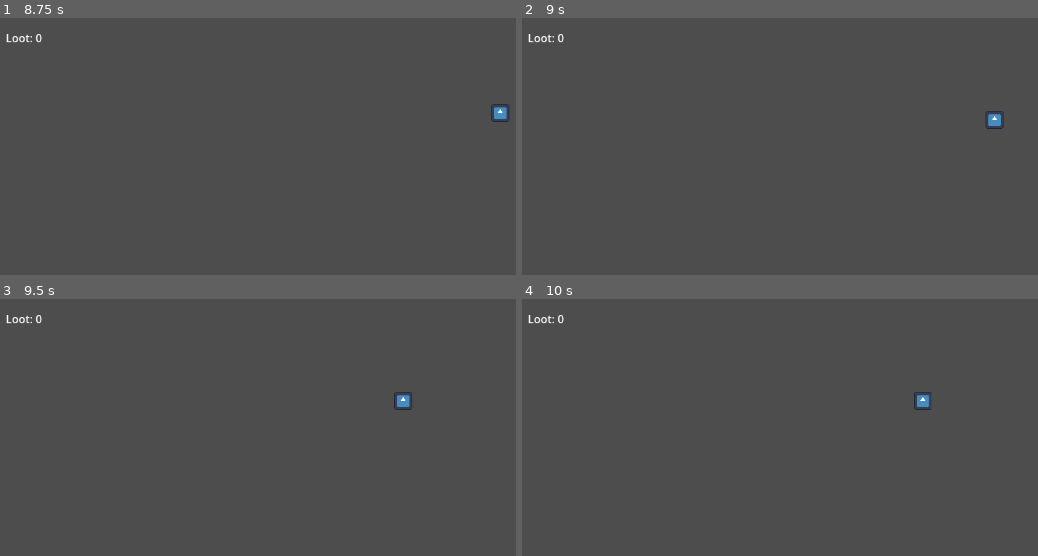
Above: before the commit, frames 1-4 (two rows, left to right).
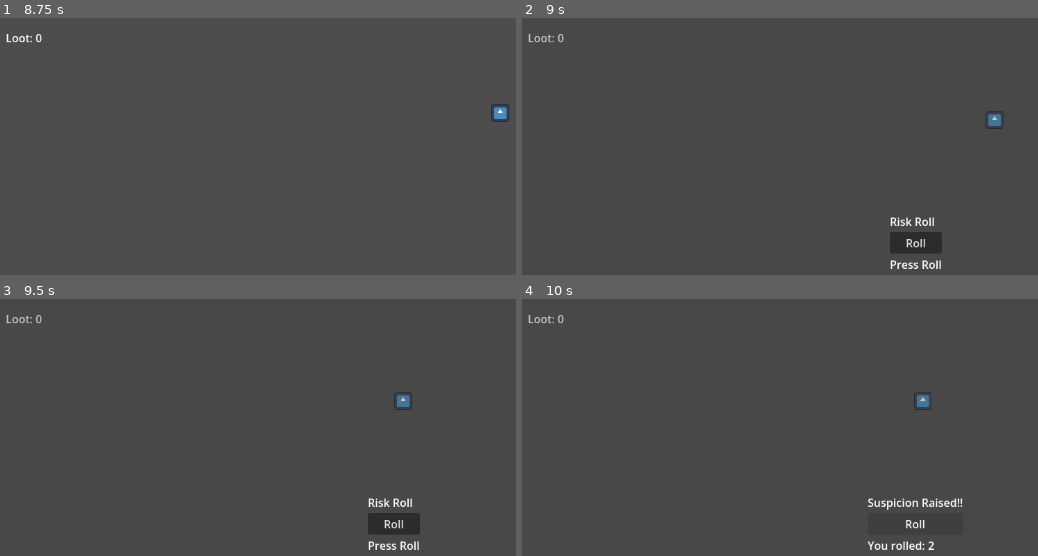
Above: after the commit, the same moments.

Repository: escpad/diceyheist
Game: Godot game, scene res://scenes/main.tscn
The game is run twice, just before and just after one commit, with the same random seed, the same clock (stepped at 60 frames per second) and the same inputs. The engine's default icon, where the game draws it, is replaced by a stand-in: a white triangle on a blue panel in a dark square.
Inputs (mouse positions are in pixels of both pictures, inside the frame that each line leads up to):
- Up to frame 1 (8.75 s): tap Enter (ui_accept) at 0.5, 0.77, 1.25, 1.52, 2, 2.75, 3.02, 3.5, 3.77, 4.52, 6.02, 6.5, 6.77, 7.52 s; hold Up (ui_up) 0.53-2.03 s; tap E (Interact) every 0.75 s from 0.6 to 8.1 s; hold Left (ui_left) 2.03-3.53 s; hold Down (ui_down) 3.53-4.28 s; hold Right (ui_right) 4.28-5.03 s; hold Up (ui_up) 5.03-5.78 s; hold Right (ui_right) 5.78-8.03 s; hold Down (ui_down) from 8.03 s (still down)
- Up to frame 2 (9 s): release Down (ui_down) at 8.78 s; hold Left (ui_left) from 8.78 s (still down); tap E (Interact) at 8.85 s
- Up to frame 3 (9.5 s): keep holding Left (ui_left); tap Enter (ui_accept) at 9.02 s
- Up to frame 4 (10 s): release Left (ui_left) at 9.5 s; click (914, 522) at 9.5 s, where only the run after the commit has a clickable "Roll"

Frame 1 is identical in both runs. In frame 2, 1.3% of the frame differs, in the area x 1-93%, y 6-98%; in frame 3, 1.3%; in frame 4, 0.8%.

Commit message:
Added first minigame

Diff:
--- /dev/null
+++ b/dice_minigame.gd
@@ -0,0 +1,23 @@
+extends CanvasLayer
+
+@onready var title_label = $CenterContainer/VBoxContainer/TitleLabel
+@onready var result_label = $CenterContainer/VBoxContainer/ResultLabel
+@onready var roll_button = $CenterContainer/VBoxContainer/RollButton
+
+func _ready():
+	visible = true
+	title_label.text = "Risk Roll"
+	result_label.text = "Press Roll"
+	roll_button.pressed.connect(_on_roll_button_pressed)
+
+func _on_roll_button_pressed():
+	var roll = randi_range(1, 6)
+	result_label.text = "You rolled: %d" % roll
+	if roll <= 2:
+		title_label.text = "Suspicion Raised!!"
+	elif roll > 2 and roll < 4:
+		title_label.text = "Looted"
+	else:
+		title_label.text = "EXTRA LOOTED"
+	await get_tree().create_timer(1.0).timeout
+	queue_free()
--- /dev/null
+++ b/dice_minigame.tscn
@@ -0,0 +1,45 @@
+[gd_scene format=3 uid="uid://gxkpxa7ibdjf"]
+
+[ext_resource type="Script" uid="uid://2e4ddyctfk5v" path="res://dice_minigame.gd" id="1_2d4so"]
+
+[node name="DiceMinigame" type="CanvasLayer" unique_id=1857827040]
+script = ExtResource("1_2d4so")
+
+[node name="ColorRect" type="ColorRect" parent="." unique_id=250186525]
+anchors_preset = 15
+anchor_right = 1.0
+anchor_bottom = 1.0
+grow_horizontal = 2
+grow_vertical = 2
+size_flags_horizontal = 6
+size_flags_vertical = 6
+color = Color(0.24313726, 0.24313726, 0.24313726, 0.29411766)
+
+[node name="CenterContainer" type="CenterContainer" parent="." unique_id=332952245]
+anchors_preset = 8
+anchor_left = 0.5
+anchor_top = 0.5
+anchor_right = 0.5
+anchor_bottom = 0.5
+offset_left = -20.0
+offset_top = -20.0
+offset_right = 20.0
+offset_bottom = 20.0
+grow_horizontal = 2
+grow_vertical = 2
+
+[node name="Panel" type="Panel" parent="CenterContainer" unique_id=280378146]
+layout_mode = 2
+
+[node name="VBoxContainer" type="VBoxContainer" parent="CenterContainer" unique_id=1882997416]
+layout_mode = 2
+
+[node name="TitleLabel" type="Label" parent="CenterContainer/VBoxContainer" unique_id=1036208634]
+layout_mode = 2
+
+[node name="RollButton" type="Button" parent="CenterContainer/VBoxContainer" unique_id=1343018245]
+layout_mode = 2
+text = "Roll"
+
+[node name="ResultLabel" type="Label" parent="CenterContainer/VBoxContainer" unique_id=1913025291]
+layout_mode = 2
--- a/scenes/loot.gd
+++ b/scenes/loot.gd
@@ -17,6 +17,11 @@
 
 var is_player_in_range = false
 @onready var game_manager = get_node("../GameManager")
+var dice_popup_scene = preload("res://dice_minigame.tscn")
+
+func open_dice_minigame():
+	var popup = dice_popup_scene.instantiate()
+	add_child(popup)
 
 func roll_d6():
 	return randi_range(1,6)
@@ -34,14 +39,15 @@
 		)
 
 	if Input.is_action_just_pressed("Interact") and is_player_in_range:
-		var temp = roll_d6()
-		if(temp > 5):
-			print(str(temp) + ": Steal success")
-			game_manager.add_loot(30)
-			queue_free()
-		else:
-			print(str(temp) + ": Steal failed")
-			start_shake()
+		open_dice_minigame()
+		#var temp = roll_d6()
+		#if(temp > 5):
+			#print(str(temp) + ": Steal success")
+			#game_manager.add_loot(30)
+			#queue_free()
+		#else:
+			#print(str(temp) + ": Steal failed")
+			#start_shake()
 
 
 func _on_body_entered(body: Node2D) -> void:
Not shown, added: dice_minigame.gd.uid
